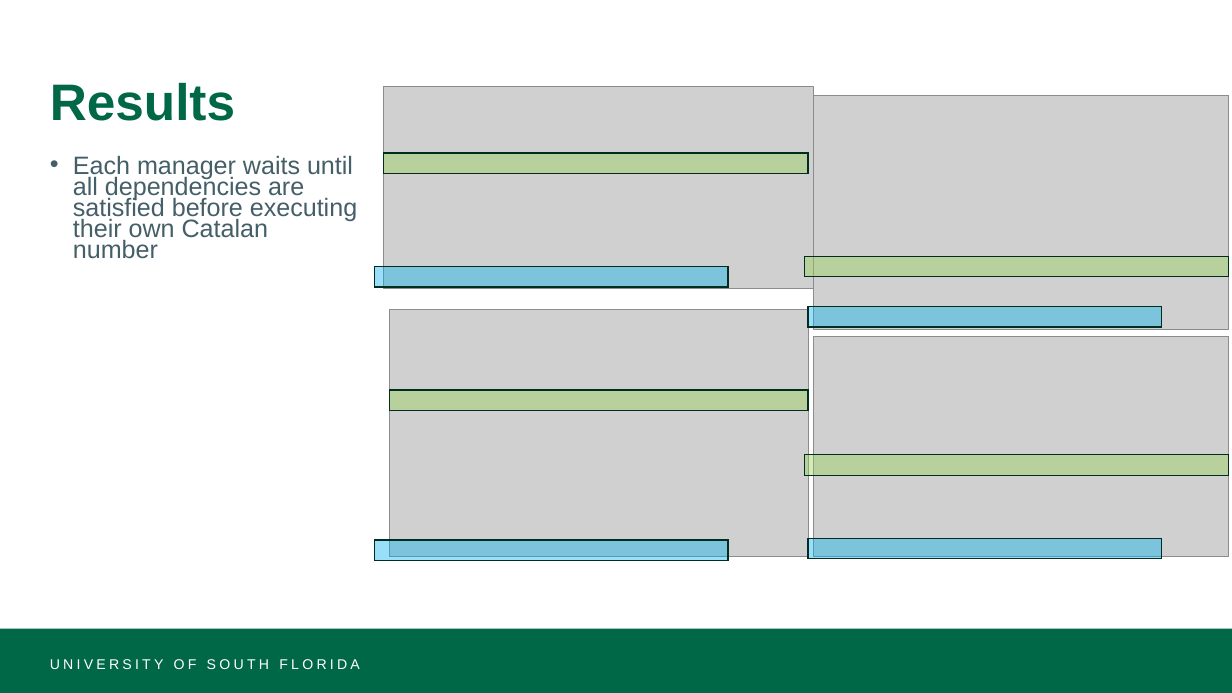
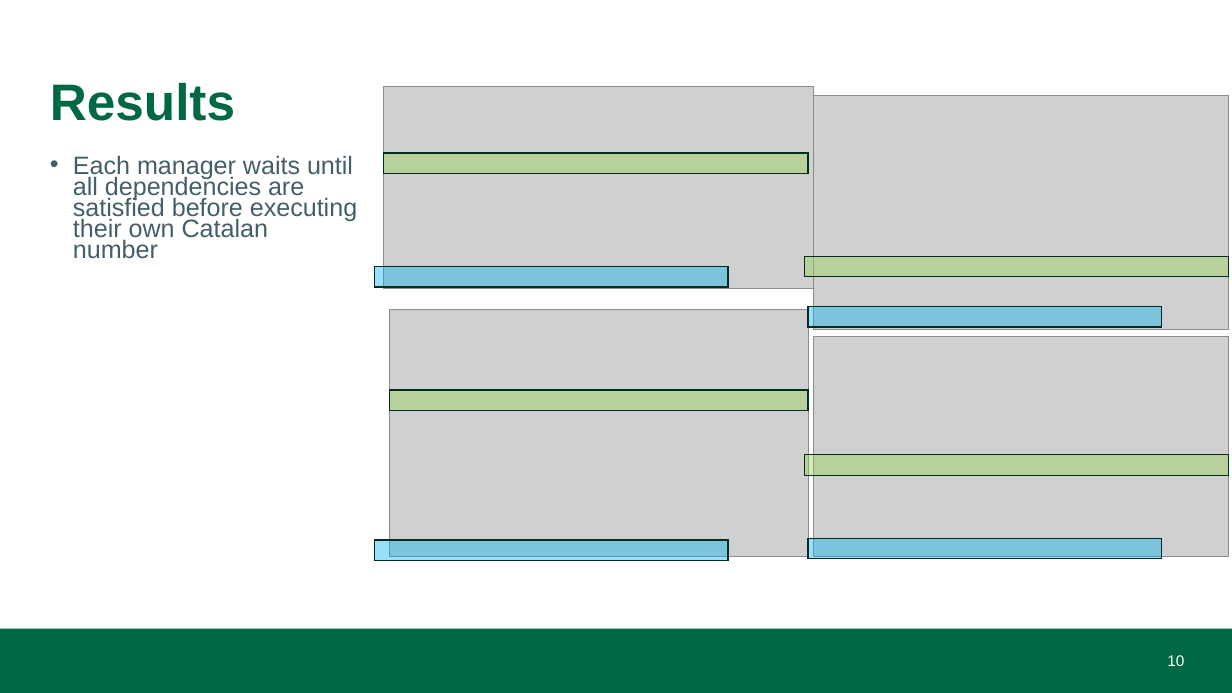
Before and after one commit to KS-AO-HUB/OS-Group-Project, a slide deck: slide 10 of catalan.pptx (slide 9 before the commit). Drawn at 1232x693 pixels with LibreOffice and Linux fonts; fonts in the diff are those of the drawing; grey boxes stand for pictures. Boxes give left, top, right and bottom in pixels: in the first picture for what was removed or moved away, otherwise in the second. Text is boxed around its words. In the diff, an @@ line names an element or a change of style, - is before the commit and + after.

```diff
--- a/catalan.pptx
+++ b/catalan.pptx
@@ text removed at (x1=50, y1=659, x2=359, y2=669) @@
-UNIVERSITY OF SOUTH FLORIDA
@@ page number added at (x1=1167, y1=655, x2=1184, y2=666), 12 pt, text #FFFFFF @@
+10
```
Also in this commit, not shown: 7 other slides changed, 4 slides added, 2 slides removed, 1 other file.
